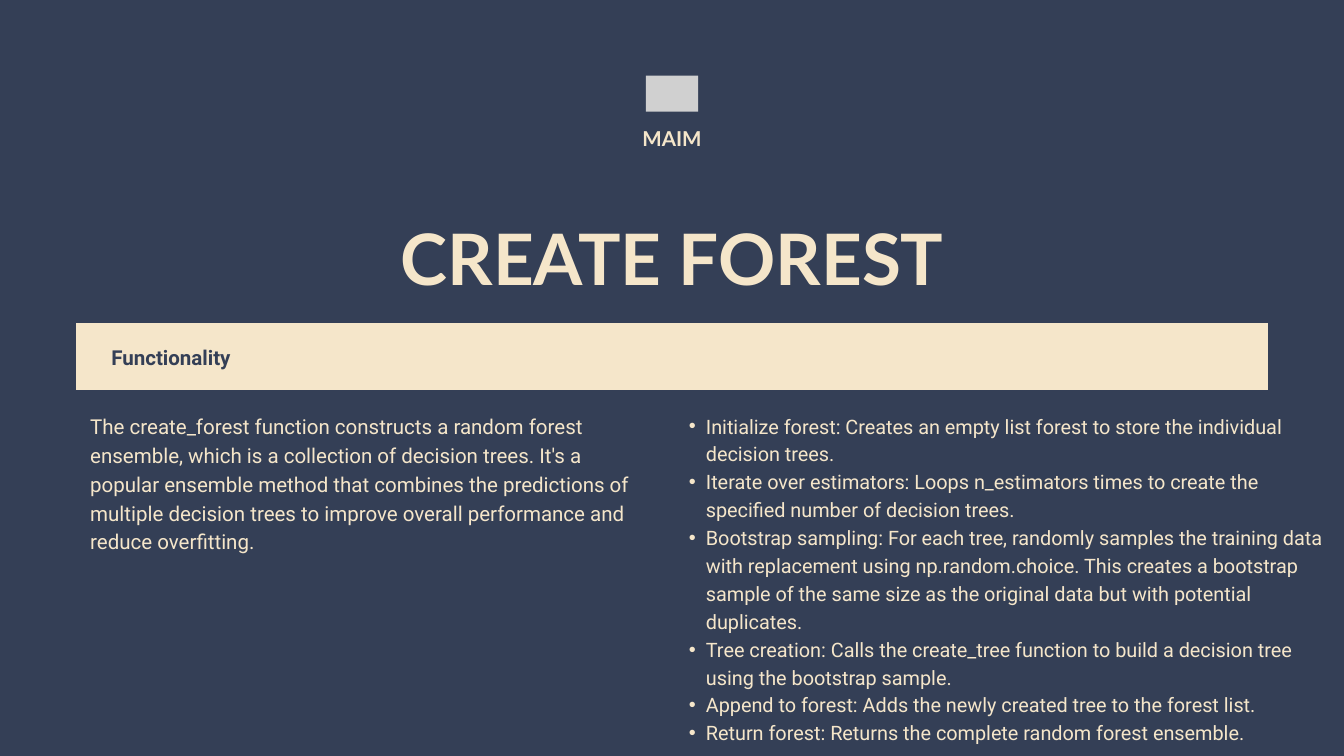
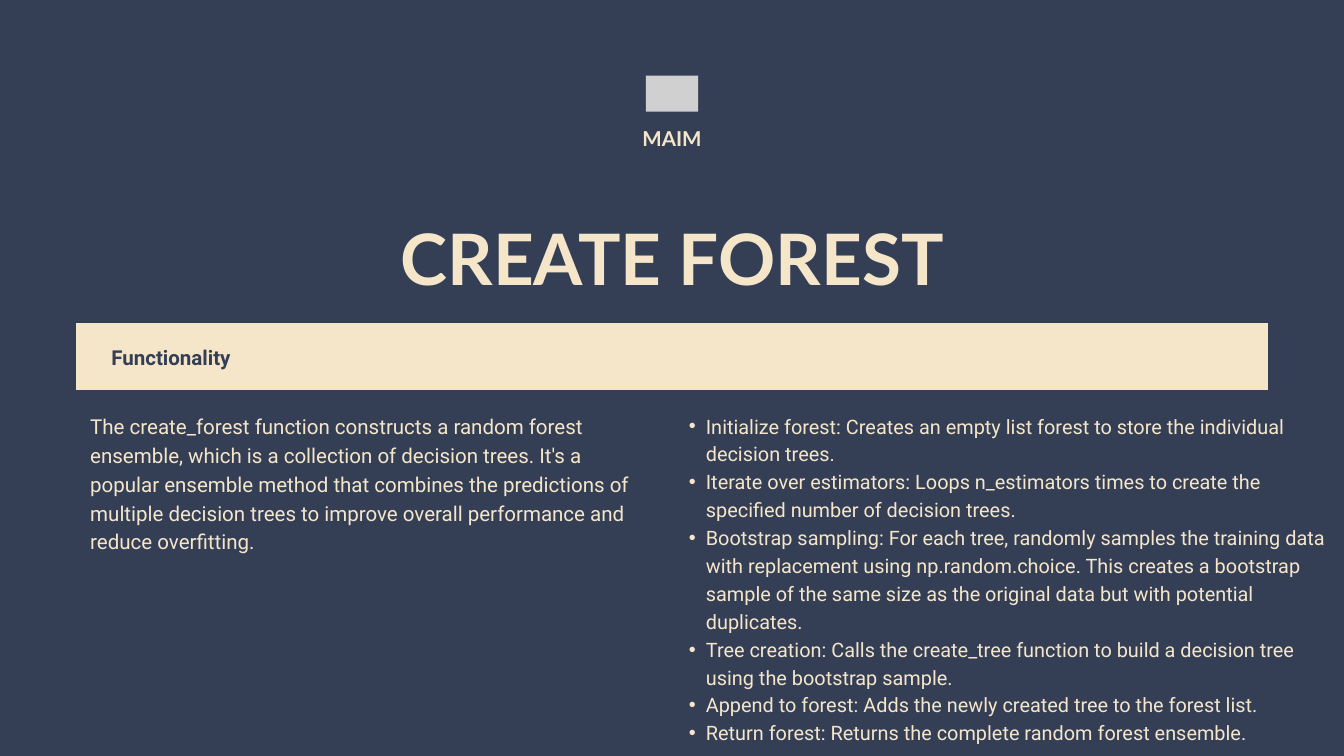
Before and after one commit to mohamed682004/MAIM-final-project, a slide deck: slide 13 of final project presentation.pptx. Drawn at 1344x756 pixels with LibreOffice and Linux fonts; fonts in the diff are those of the drawing; grey boxes stand for pictures. Boxes give left, top, right and bottom in pixels: in the first picture for what was removed or moved away, otherwise in the second. Text is boxed around its words. In the diff, an @@ line names an element or a change of style, - is before the commit and + after.

```diff
--- a/final project presentation.pptx
+++ b/final project presentation.pptx
@@ text "Initialize forest: Creates an empty ..." at (706,419,1324,744): size 21.3 to 21.4 pt @@
```
Also in this commit, not shown: 24 other slides changed.
